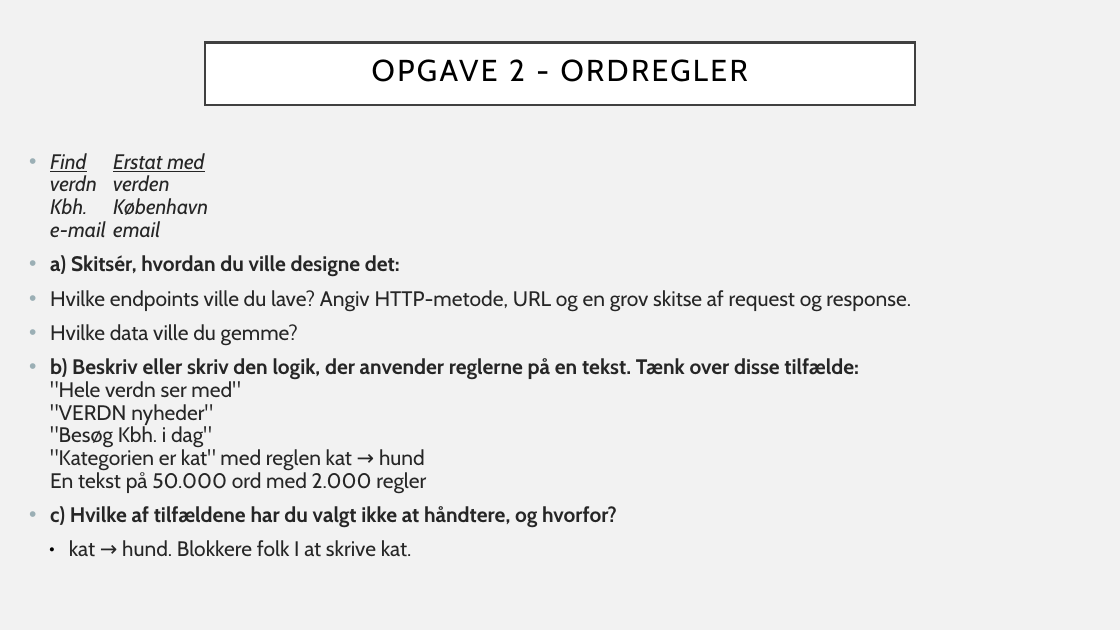
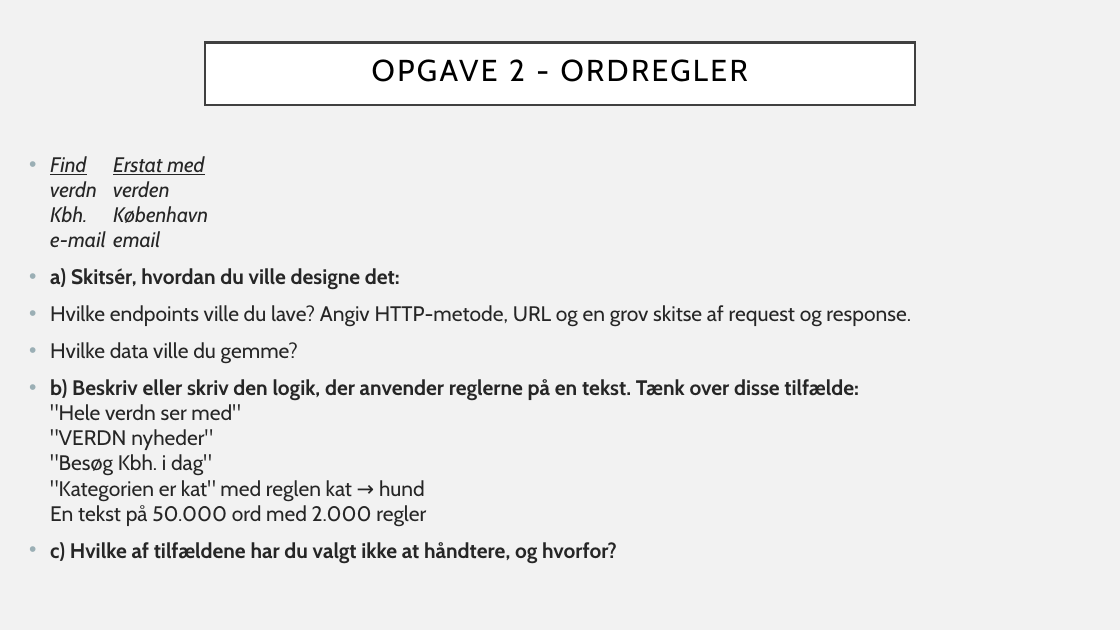
Before and after one commit to Grumlebob/JobInterviewRitzau, a slide deck: slide 3 of Ritzau.odp. Drawn at 1120x630 pixels with LibreOffice and Linux fonts; fonts in the diff are those of the drawing. Boxes give left, top, right and bottom in pixels: in the first picture for what was removed or moved away, otherwise in the second. Text is boxed around its words. In the diff, an @@ line names an element or a change of style, - is before the commit and + after.

Commit message:
Brødtekst lavet om til bullets på opgave 1-5

```diff
--- a/Ritzau.odp
+++ b/Ritzau.odp
@@ text "Find Erstat med verdn verden ..." at [50, 156, 911, 564]: line spacing 0.9 to 1 @@
@@ text at [69, 540, 412, 557]: paragraph removed @@
-  ● kat → hund. Blokkere folk I at skrive kat.
```
Also in this commit, not shown: 12 other slides changed, 1 slide added, 2 slides removed, 1 other file.
